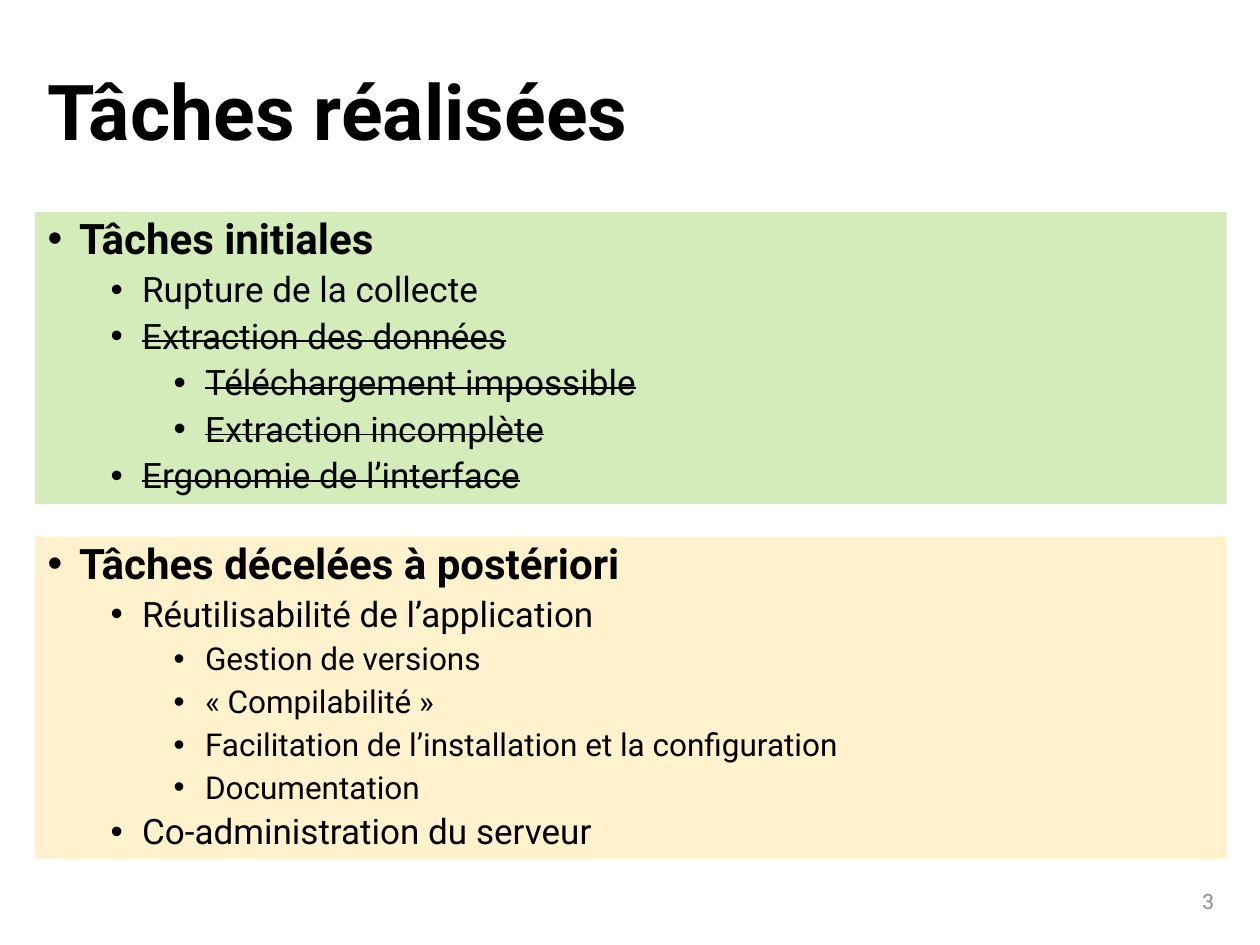
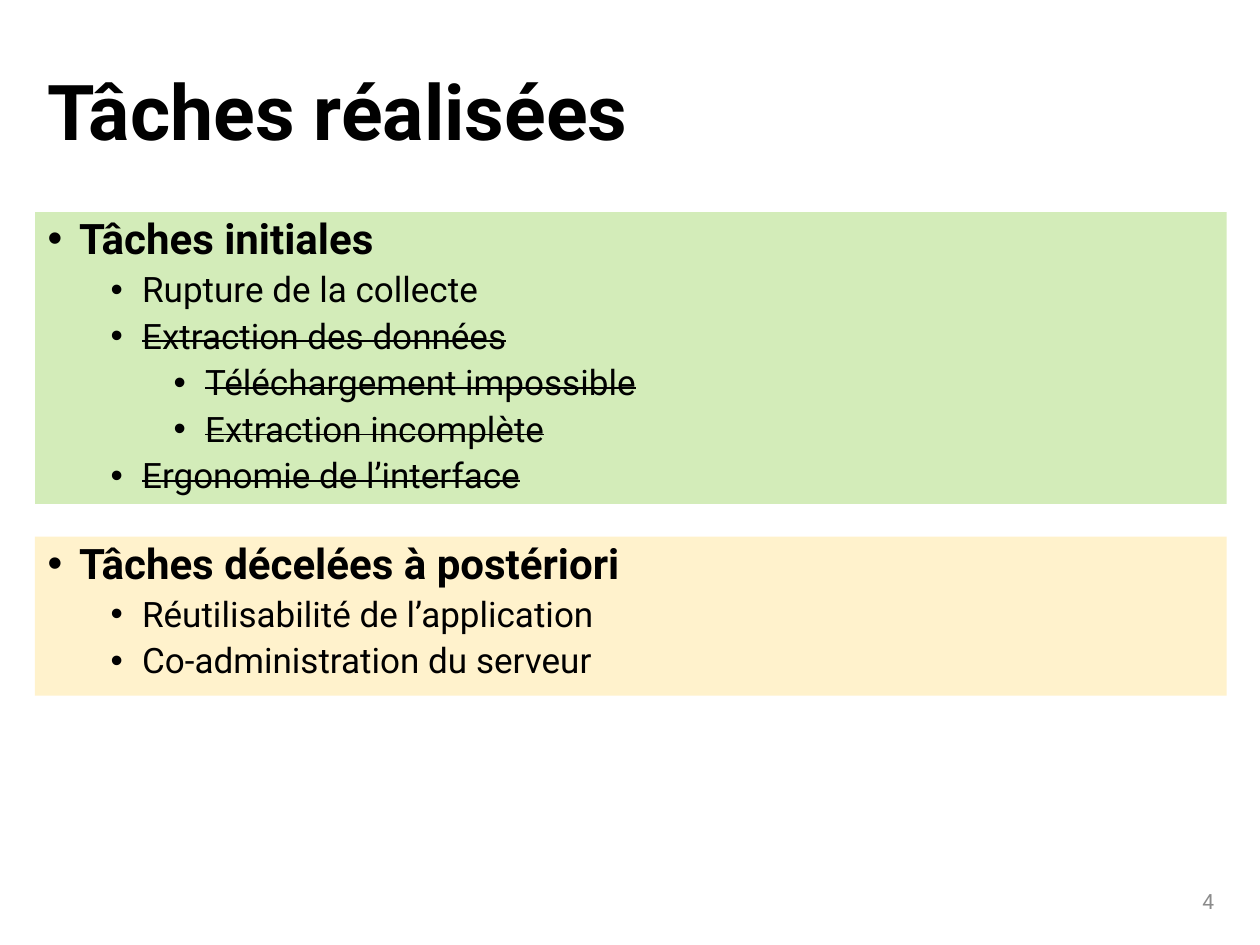
Before and after one commit to dosi-slides/2015_10_geomedia, a slide deck: slide 4 of slides.pptx (slide 3 before the commit). Drawn at 1260x945 pixels with LibreOffice and Linux fonts; fonts in the diff are those of the drawing. Boxes give left, top, right and bottom in pixels: in the first picture for what was removed or moved away, otherwise in the second. Text is boxed around its words. In the diff, an @@ line names an element or a change of style, - is before the commit and + after.

```diff
--- a/slides.pptx
+++ b/slides.pptx
@@ rectangle "Tâches décelées à postériori": place and size @@
-rectangle "Tâches décelées à postériori" at <box>35,537,1227,859</box>
+rectangle "Tâches décelées à postériori" at <box>35,537,1227,696</box>
@@ text in rectangle at <box>205,646,838,800</box>: paragraphs removed @@
-    • Gestion de versions
-    • « Compilabilité »
-    • Facilitation de l’installation et la configuration
-    • Documentation
@@ page number at <box>1202,894,1214,909</box>: text changed @@
-3
+4
```
Also in this commit, not shown: 3 other slides changed, 1 slide added.
